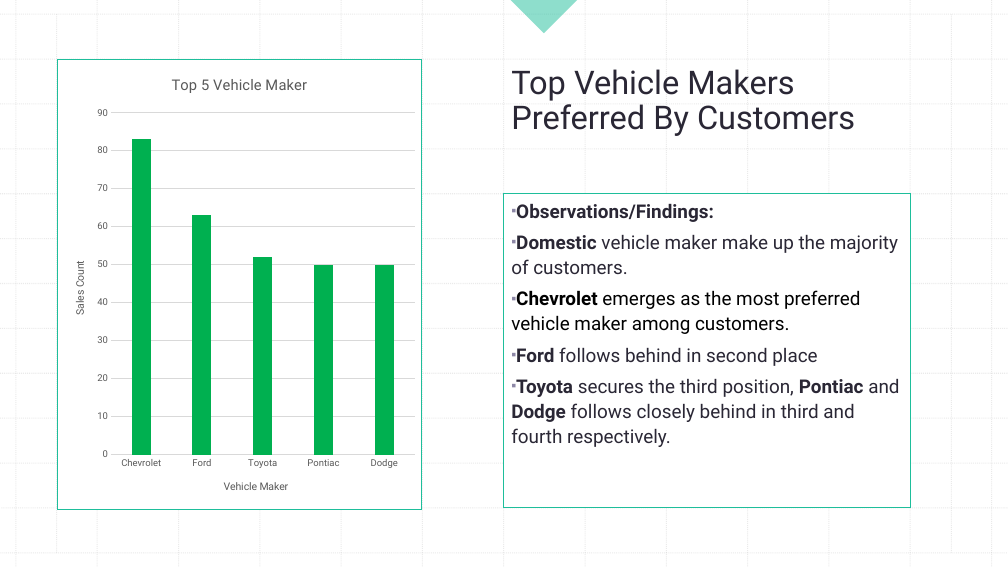
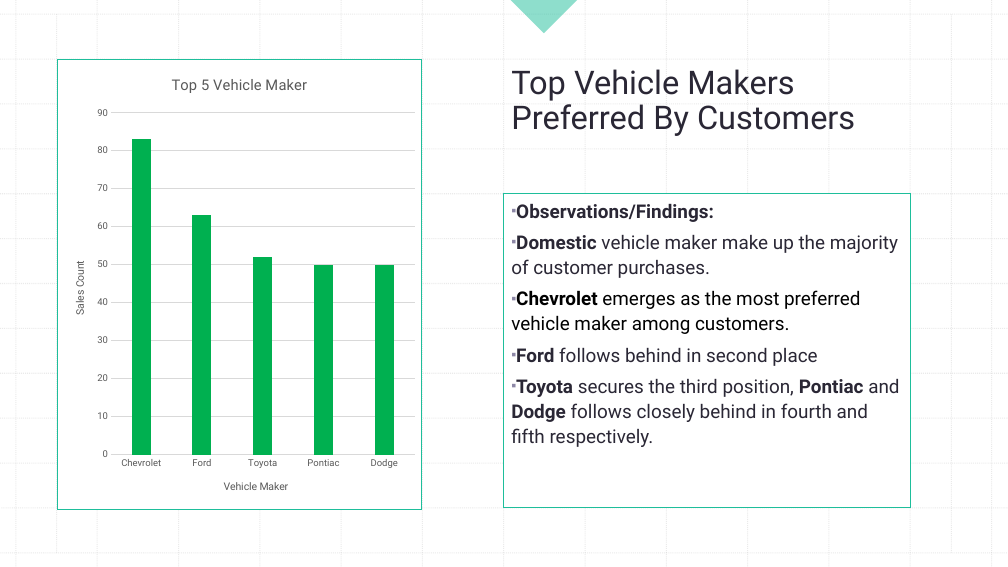
Before and after one commit to thaychansy/sql-business-case, a slide deck: slide 7 of new-wheels-db/Quarterly_Business_Report.pptx. Drawn at 1008x567 pixels with LibreOffice and Linux fonts; fonts in the diff are those of the drawing. Boxes give left, top, right and bottom in pixels: in the first picture for what was removed or moved away, otherwise in the second. Text is boxed around its words. In the diff, an @@ line names an element or a change of style, - is before the commit and + after.

```diff
--- a/new-wheels-db/Quarterly_Business_Report.pptx
+++ b/new-wheels-db/Quarterly_Business_Report.pptx
@@ text in rectangle at [511,235,898,278]: text changed @@
-▪ Domestic vehicle maker make up the majority of customers.
+▪ Domestic vehicle maker make up the majority of customer purchases.
@@ text in rectangle at [511,379,899,447]: text changed @@
-▪ Toyota secures the third position, Pontiac and Dodge follows closely behind in third and fourth respectively.
+▪ Toyota secures the third position, Pontiac and Dodge follows closely behind in fourth and fifth respectively.
```
Also in this commit, not shown: 2 other slides changed, 1 other file.
